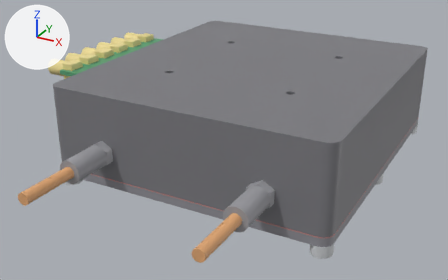
Two versions of the glTF model models/v8.glb, one commit apart.
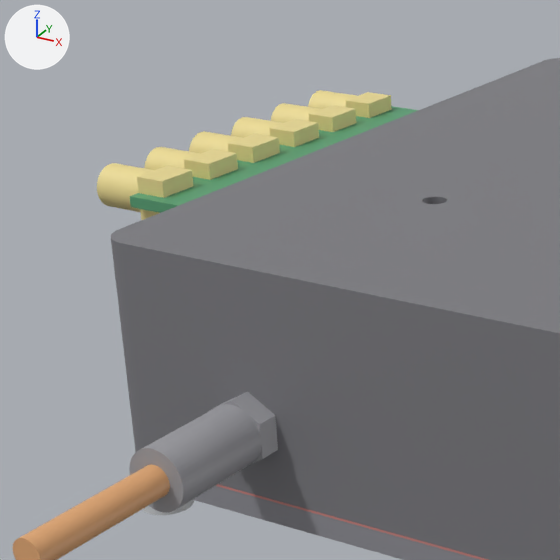
Each version is shown whole from a 50 mm lens placed at (98.9, -205.9, 85.2), pointed at (-4.8, -17.4, -9.1), then close up on the part from 3% to 48% of the width and 0% to 72% of the height. Lighting does not change. The marker at upper left points along +X, +Y and +Z. The older version's two pictures come first. Vertices at exactly the same position are counted once.

Names of what the first close-up shows: 'p000', 'p001', 'p002', 'p003', 'p004', 'p005', 'p006', 'p007', 'p075', 'p083', 'p084' and 2 more.
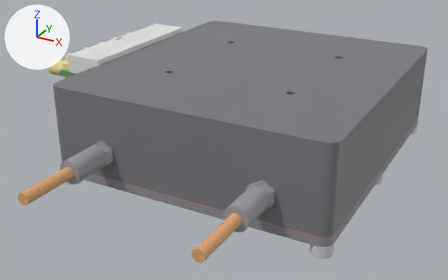
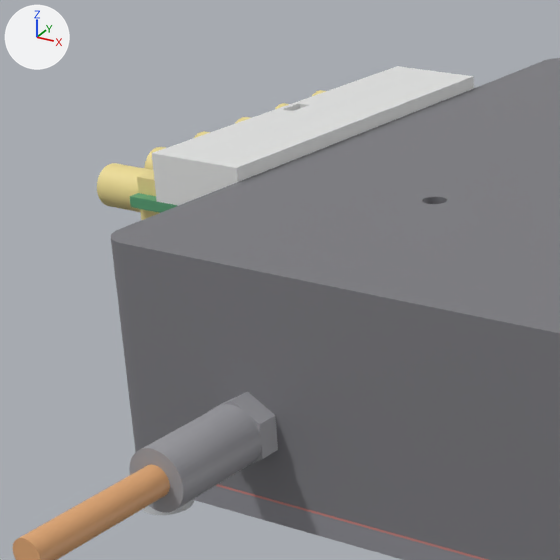
Patch to the scene script:
```diff
--- a/models/v8.glb.py
+++ b/models/v8.glb.py
@@ me_p008 @@
 # used by ob_p008; location = (0.0, 0.0, 0.0)
-me_p008.from_pydata(...)  # 8 vertices, 12 faces; spans x -64.12..-59.88, y -4.0..4.0, z 7.05..10.0
+me_p008.from_pydata(...)  # 628 vertices, 1268 faces; spans x -67.0..-52.0, y -30.0..30.0, z 11.6..18.6
+# me_p008 part 1: 8 vertices removed from x -64.12..-59.88, y -4.0..4.0, z 7.05..10.0; 628 vertices added at x -67.0..-52.0, y -30.0..30.0, z 11.6..18.6
 me_p008.materials.append(mat_defaultmaterial_008)
```

Pixel boxes (x1, y1, x2, y2) of what changed, in the close-ups (560 x 560 px):
'p008', reshaped (not visible before)
    after: (152, 66, 474, 206)
'p083', unchanged, covered by the edit
    before: (129, 392, 278, 513)
'p088', unchanged, uncovered by the edit
    after: (129, 392, 278, 513)
'p084', unchanged, covered by the edit
    before: (13, 465, 170, 560)
'p089', unchanged, uncovered by the edit
    after: (13, 465, 170, 560)
